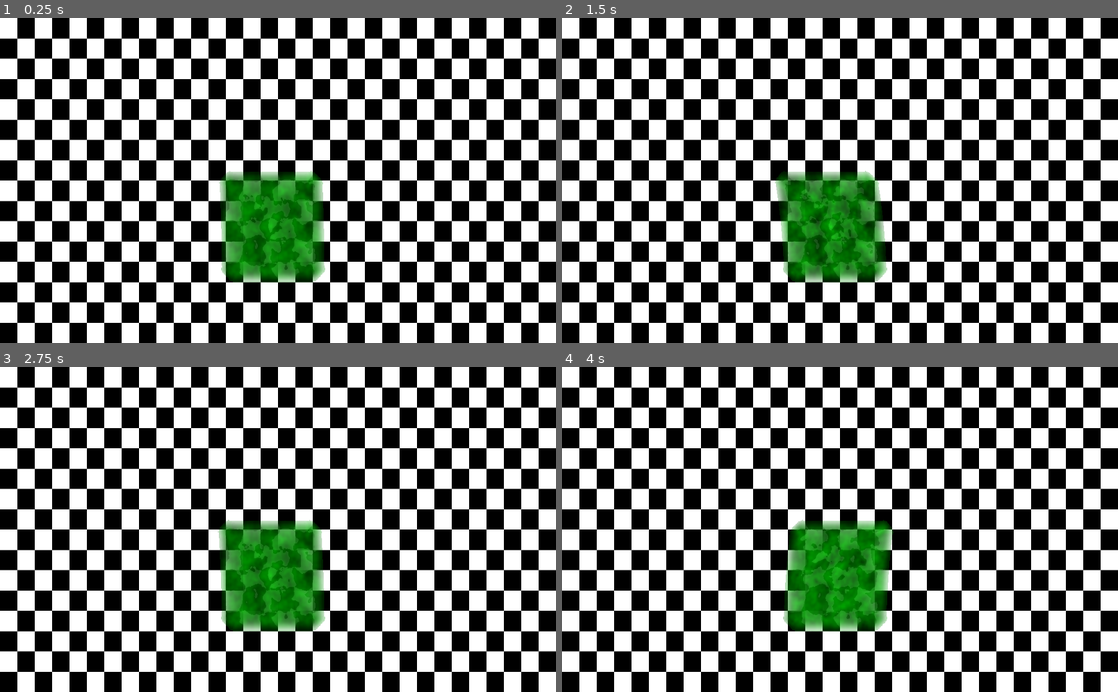
Above: before the commit, frames 1-4 (two rows, left to right).
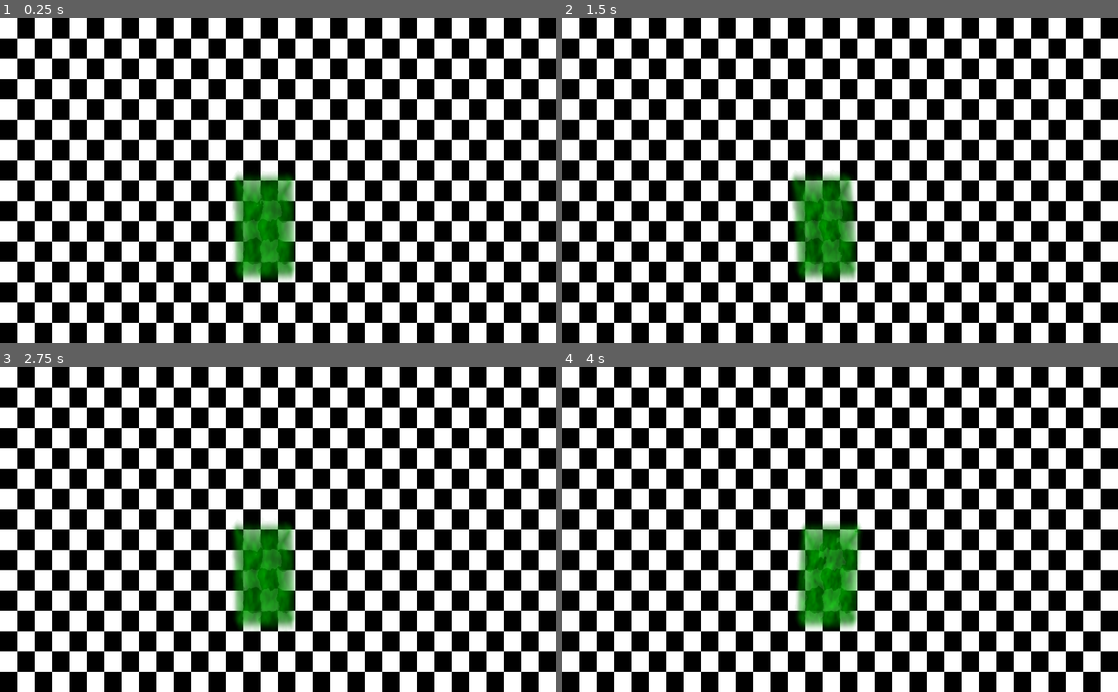
Above: after the commit, the same moments.

Repository: pplans/Godot-Resources
Game: Godot game, scene res://Main.tscn
Two runs of this game, one before a commit and one after it. Both use one fixed random seed, a clock stepped at 60 frames per second and the inputs below.
Inputs:
- Up to frame 1 (0.25 s): no input
- Up to frame 2 (1.5 s): hold D (ui_right) 0.53-1.28 s; hold Q (ui_left) from 1.28 s (still down)
- Up to frame 3 (2.75 s): tap Enter at 2 s; release Q (ui_left) at 2.03 s; hold D (ui_right) from 2.03 s (still down)
- Up to frame 4 (4 s): release D (ui_right) at 3.53 s; hold Q (ui_left) from 3.53 s (still down)

The runs differ from the first frame. In frame 1, 4.6% of the frame differs, in the area x 39-59%, y 47-82%; in frame 2, 4.7%, in the area x 38-59%, y 47-82%; in frame 3, 4.6%; in frame 4, 4.7%.

Commit message:
Slime scale fix + params setup on main scene

Diff:
--- a/Scenes/Main.gd
+++ b/Scenes/Main.gd
@@ -73,4 +73,4 @@
 	m_water2.SetHorizontalPos(m_player.GetPos().x)
 	m_elapsedTime += delta;
 	var sT = sin(m_elapsedTime);
-	m_slimeDemo.SetDirectionX(0.1*sT)
+	m_slimeDemo.SetDirectionX(sT)
--- a/Scenes/Slime/SlimeWithEffect.tscn
+++ b/Scenes/Slime/SlimeWithEffect.tscn
@@ -7,13 +7,13 @@
 [sub_resource type="ShaderMaterial" id=1]
 shader = ExtResource( 2 )
 shader_param/uColor = Color( 0, 1, 0, 1 )
-shader_param/uScale = Vector2( 0.8, 1 )
+shader_param/uScale = Vector2( 0.5, 1 )
 shader_param/uDirX = 0.0
 shader_param/uSlimeOffsetScaleX = 0.05
 shader_param/uSlimeOffsetScaleFreq = 16.0
-shader_param/uDeformScale = 0.04
-shader_param/uSharpness = 1.0
-shader_param/uFlowPower = 0.0
+shader_param/uDeformScale = 0.02
+shader_param/uSharpness = 0.2
+shader_param/uFlowPower = 0.6
 
 [sub_resource type="GradientTexture" id=2]
 
--- a/Scenes/Slime/Slime_effect.shader
+++ b/Scenes/Slime/Slime_effect.shader
@@ -75,11 +75,11 @@
     float blend_factor;
     vec2 ouv1, ouv2;
 	// first get first texture sample
-	float dirX = uDirX;
+	float dirX = 0.1*clamp(uDirX, -1., 1.);
 	if(dirX==0.)
 		dirX = .1*sin(TIME);
 	vec2 uv = UV;
-	uv = uv/uScale-(1.-uScale);
+	uv = (uv-0.5*(1.-uScale))/uScale;
 	uv = uv+vec2(clamp(dirX, -.1, .1)*(1.-UV.y)*(1.-UV.y), 0.);
 	vec4 slimeFix = texture(TEXTURE, uv);
 	vec4 slime = slimeFix;
@@ -103,4 +103,5 @@
 	COLOR = vec4(mix(mix(baseColor, slime.r, 0.5)*uColor.rgb, backgroundColor.rgb, mix(.2, .1, alpha)), uColor.a*alpha);
 	//COLOR = vec4(attenuation>0.9?vec4(1., 0., 0., 1.):vec4(1.));
 	//COLOR = vec4(slimeOffsetScaleX);
+	//COLOR = vec4(uv, 0., 1.);
 }
